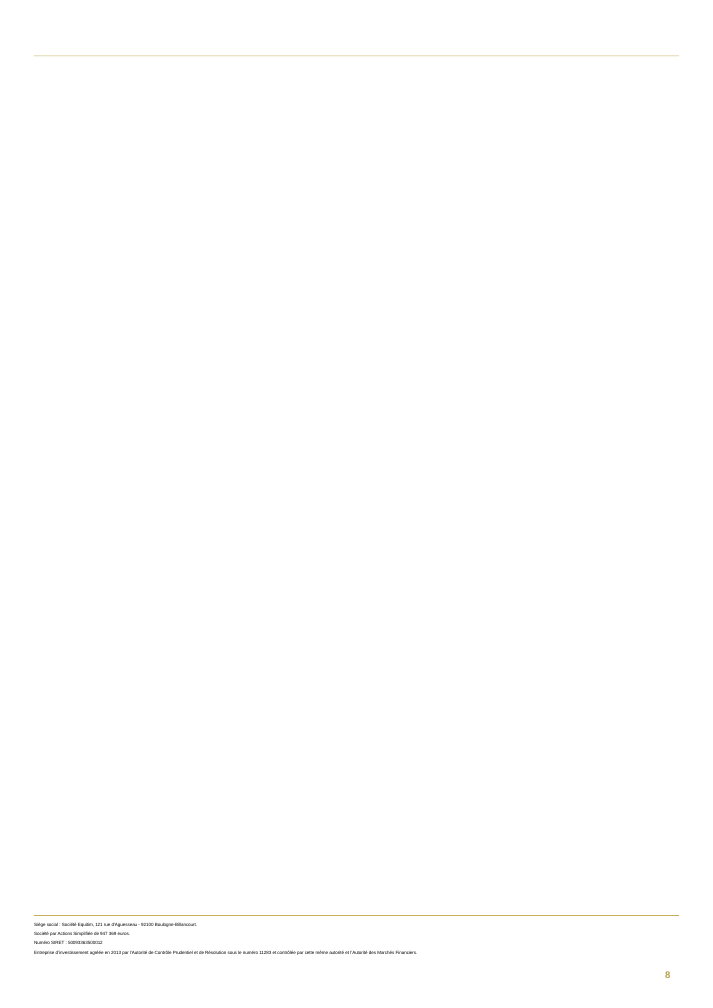
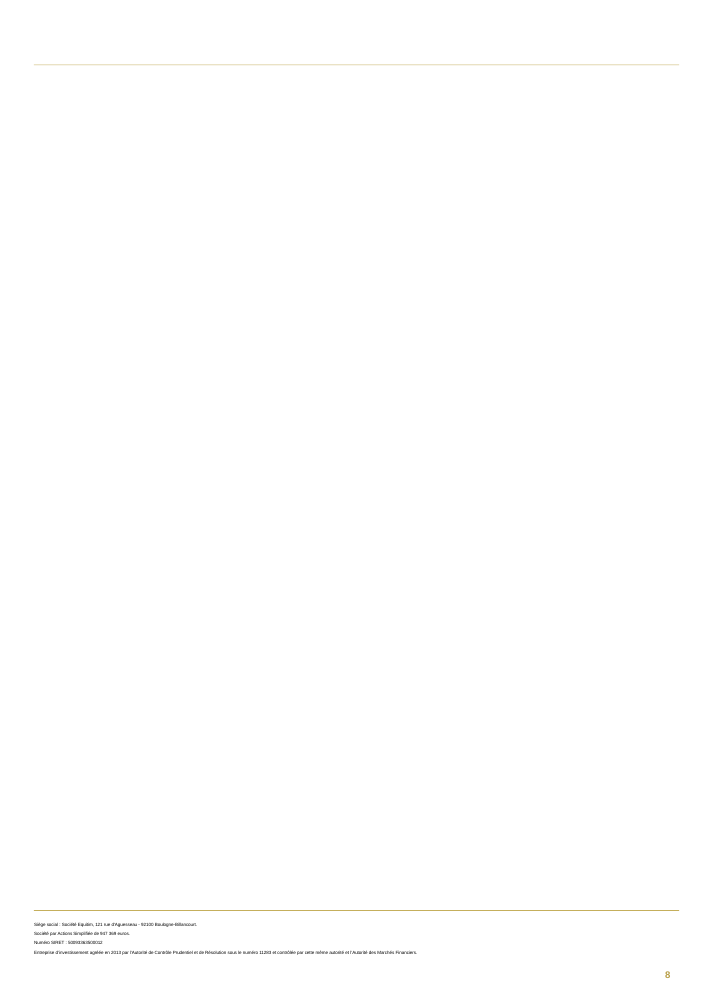
Before and after one commit to guillaumejacquin/Moulinette_Brochure_Equitim, a slide deck: slide 8 of result/guigui- FR001400B4A4result.pptx. Drawn at 713x1008 pixels with LibreOffice and Linux fonts; fonts in the diff are those of the drawing; background and template pictures are left out. Boxes give left, top, right and bottom in pixels: in the first picture for what was removed or moved away, otherwise in the second. Text is boxed around its words. In the diff, an @@ line names an element or a change of style, - is before the commit and + after.

```diff
--- a/result/guigui- FR001400B4A4result.pptx
+++ b/result/guigui- FR001400B4A4result.pptx
@@ rectangle: place and size @@
-rectangle at bbox=[34, 55, 679, 56]
+rectangle at bbox=[34, 65, 679, 66]
@@ rectangle removed at bbox=[34, 916, 679, 916] @@
@@ rectangle added at bbox=[34, 910, 679, 911], fill #C5AF5C @@
```
Also in this commit, not shown: 7 other slides changed, 15 other files.
